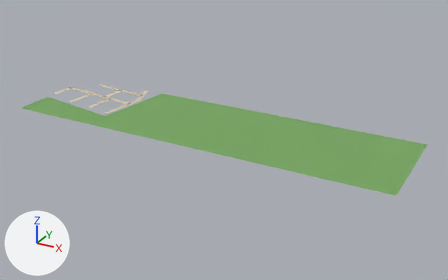
One commit to the glTF model public/assets/bengaluru-region-v1/tiles/t23_22-l1.glb: the scene before it, then after it.
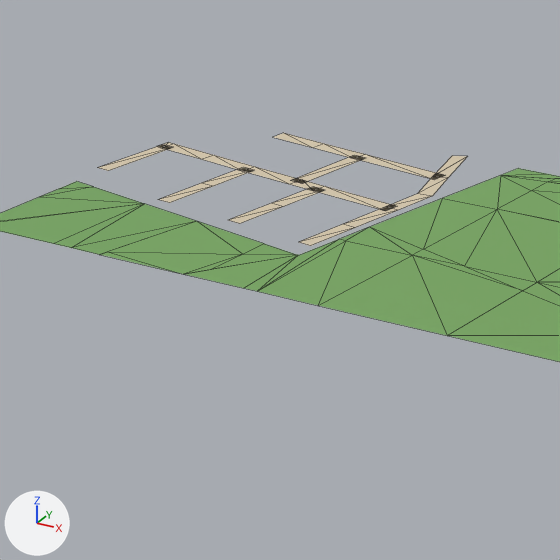
Old and new are each drawn whole from a 50 mm lens placed at (12110.0, 10452.0, 294.0), pointed at (11769.0, 11073.0, -16.0) and again close up on the part from 6% to 39% of the width and 18% to 70% of the height. Lighting does not change. The marker at lower left points along +X, +Y and +Z. The first two pictures are the older version. The close-ups show mesh edges as thin lines. Vertices at exactly the same position are counted once.

In view in the first close-up: 'ground'.
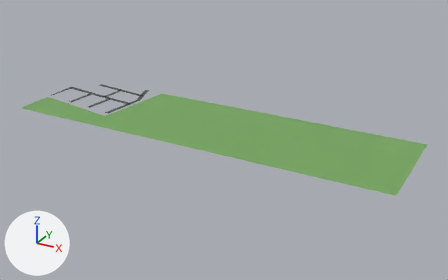
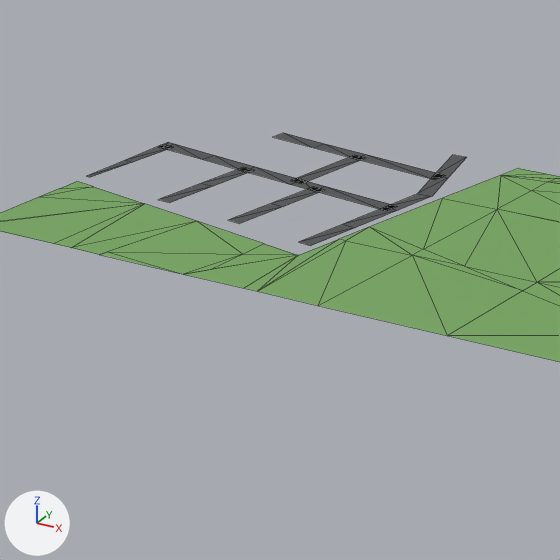
Changed parts and their boxes (x1, y1, x2, y2) in the close-ups (560 x 560 px; the box of a moved part takes in the faces that stretch with it):
part 1 of me_ground, moved or reshaped: before (433, 156, 468, 178); after (433, 155, 467, 178)
part 2 of me_ground, reshaped: before (98, 145, 174, 171); after (87, 145, 174, 177)
part 3 of me_ground, recoloured (beige to dark grey): before (101, 133, 468, 246); after (158, 133, 467, 246)

Edits to the bpy script that builds the scene:
```text
Change me_ground:
    used by ob_ground; location = (11500.0, 11000.0, 0.0)
    verts and faces of me_ground; kept vertices keep their numbers, new ones are numbered from 131
    before: 76 (109.0, 141.0, 1.0) at pixel (467, 156), 77 (103.0, 139.0, 1.0) at pixel (452, 155)
    before: 118 (6.0, 96.0, 1.0) at pixel (173, 147), 120 (3.0, 64.0, 1.0) at pixel (108, 170), 121 (-3.0, 65.0, 1.0) at pixel (97, 167)
    remove me_ground.from_pydata(...)  # 131 vertices, 146 faces; spans x -3.0..500.0, y 0.0..141.0, z 1.0
    add me_ground.from_pydata(...)  # 134 vertices, 149 faces; spans x 0.0..500.0, y 0.0..140.0, z 1.0
    me_ground part 1
    add verts[76] = (109.0, 140.0, 1.0)  # moved, pixel (466, 157)
    add verts[77] = (103.0, 140.0, 1.0)  # moved, pixel (452, 154)
    me_ground part 2
    add delete_vertices([120])  # with the faces that use them
    add verts[121] = (0.0, 95.0, 1.0)  # moved, pixel (160, 145)
    add verts[131] = (0.0, 76.0, 1.0)  # pixel (125, 160)
    add verts[132] = (4.0, 76.0, 1.0)  # pixel (132, 162)
    add verts[133] = (0.0, 56.0, 1.0)  # pixel (86, 176)
    add verts[134] = (2.0, 55.0, 1.0)  # pixel (90, 177)
    add faces += [(118, 121, 131), (118, 131, 132), (131, 133, 132), (132, 133, 134)]
    me_ground part 3: 39 kept faces spanning x 0.0..123.0, y 40.0..140.0, z 1.0 get new vertex colours; the middle colour goes from beige #d7c9ae to dark grey #535556
```
